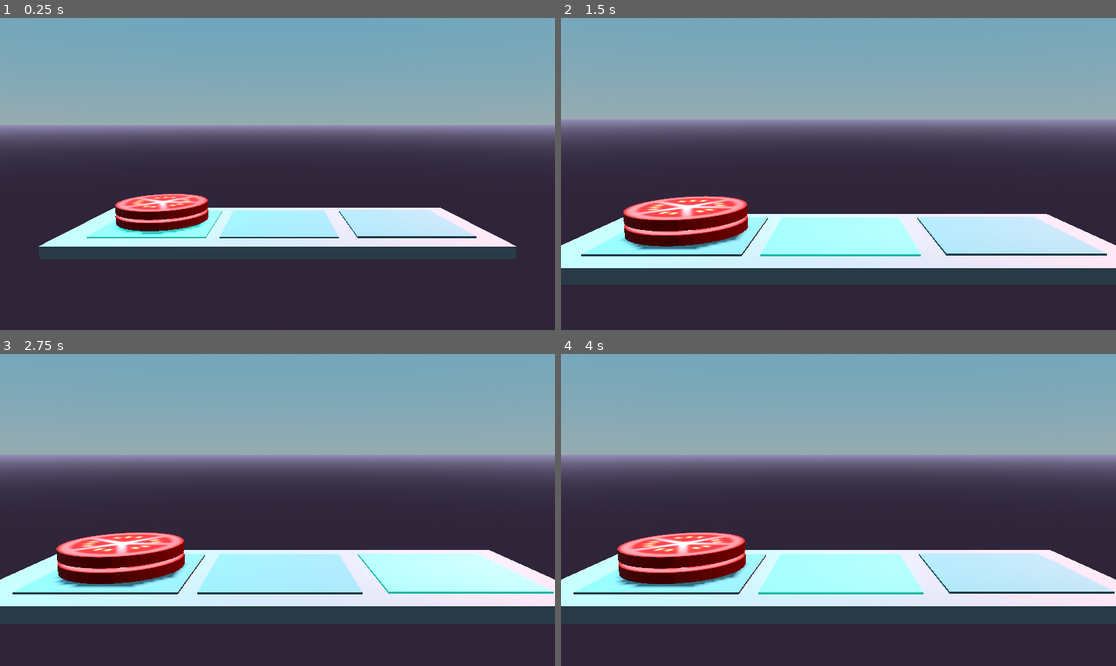
Above: before the commit, frames 1-4 (two rows, left to right).
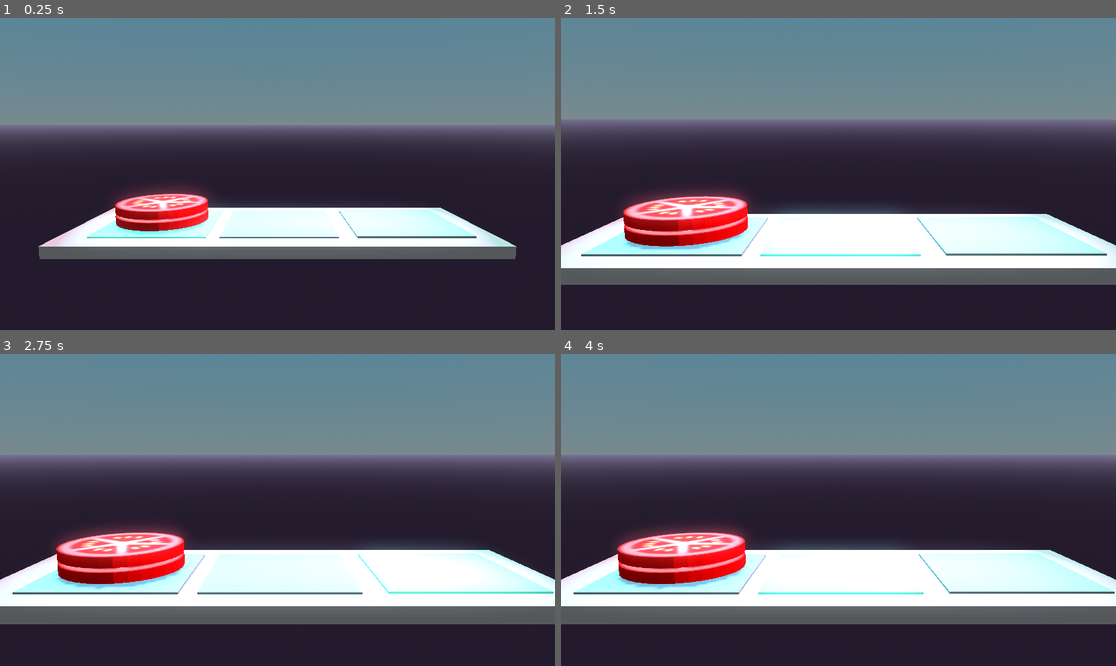
Above: after the commit, the same moments.

Repository: kalgynirae/ld53
Game: Godot game, scene res://scenes/game.tscn
Two runs of this game, one before a commit and one after it. Both use one fixed random seed, a clock stepped at 60 frames per second and the inputs below.
Inputs:
- Up to frame 1 (0.25 s): no input
- Up to frame 2 (1.5 s): hold Right (ui_right) 0.53-1.28 s; hold Down (ui_down) from 1.28 s (still down)
- Up to frame 3 (2.75 s): release Down (ui_down) at 2.03 s; hold Right (ui_right) from 2.03 s (still down)
- Up to frame 4 (4 s): tap Enter at 2.75 s; release Right (ui_right) at 2.78 s; hold Up (ui_up) 2.78-3.53 s; tap Space at 3.5 s; hold Left (ui_left) from 3.53 s (still down)

The runs differ from the first frame. In frame 1, 48% of the frame differs, in the area x 0-100%, y 0-78%; in frame 2, 55%; in frame 3, 56%, in the area x 0-100%, y 0-87%; in frame 4, 56%.

Commit message:
Tweak lighting and glow settings

Diff:
--- a/scenes/game.tscn
+++ b/scenes/game.tscn
@@ -17,9 +17,15 @@
 [sub_resource type="Environment" id="Environment_cst5l"]
 background_mode = 2
 background_color = Color(0.180392, 0.443137, 0.760784, 1)
+background_energy_multiplier = 0.8
 sky = SubResource("Sky_14mwn")
 ambient_light_source = 3
+ambient_light_color = Color(1, 1, 1, 1)
+ambient_light_sky_contribution = 0.6
 glow_enabled = true
+glow_intensity = 1.0
+glow_strength = 0.9
+glow_hdr_threshold = 0.8
 
 [sub_resource type="Animation" id="Animation_u1m8j"]
 resource_name = "pan_in"
@@ -71,18 +77,24 @@
 }
 
 [node name="DirectionalLight3D" type="DirectionalLight3D" parent="."]
-transform = Transform3D(1, 0, 0, 0, -4.37114e-08, 1, 0, -1, -4.37114e-08, 0, 1, 0)
+transform = Transform3D(0.996195, -1.66335e-10, 0.0871558, -0.0871558, -3.8097e-09, 0.996195, 1.66335e-10, -1, -3.8097e-09, 0.5, 2.5, 0)
+light_color = Color(1, 0.972549, 0.819608, 1)
+light_energy = 0.5
+light_indirect_energy = 0.5
 shadow_enabled = true
+shadow_opacity = 0.9
 
 [node name="SpotLight3D" type="SpotLight3D" parent="."]
-transform = Transform3D(-3.09086e-08, 0.707107, -0.707107, 3.09086e-08, 0.707107, 0.707107, 1, 0, -4.37114e-08, -2.08429, 1.32816, 0)
-light_color = Color(0, 0.776471, 0.87451, 1)
-light_energy = 1.609
+transform = Transform3D(-3.09086e-08, 0.707107, -0.707107, 3.09086e-08, 0.707107, 0.707107, 1, 0, -4.37114e-08, -1.3322, 1.32816, 0)
+light_color = Color(0.2, 0.905882, 1, 1)
+shadow_enabled = true
+shadow_opacity = 0.5
 
 [node name="SpotLight3D2" type="SpotLight3D" parent="."]
-transform = Transform3D(3.09086e-08, 0.707107, 0.707107, 3.09086e-08, -0.707107, 0.707107, 1, 3.55271e-15, -4.37114e-08, 2.37319, 1.32816, 0)
-light_color = Color(1, 0.301961, 0.301961, 1)
-light_energy = 1.762
+transform = Transform3D(3.09086e-08, 0.707107, 0.707107, 3.09086e-08, -0.707107, 0.707107, 1, 0, -4.37114e-08, 1.32514, 1.32816, 0)
+light_color = Color(1, 0.4, 0.901961, 1)
+shadow_enabled = true
+shadow_opacity = 0.5
 
 [node name="Table" parent="." instance=ExtResource("2_f208o")]
 
